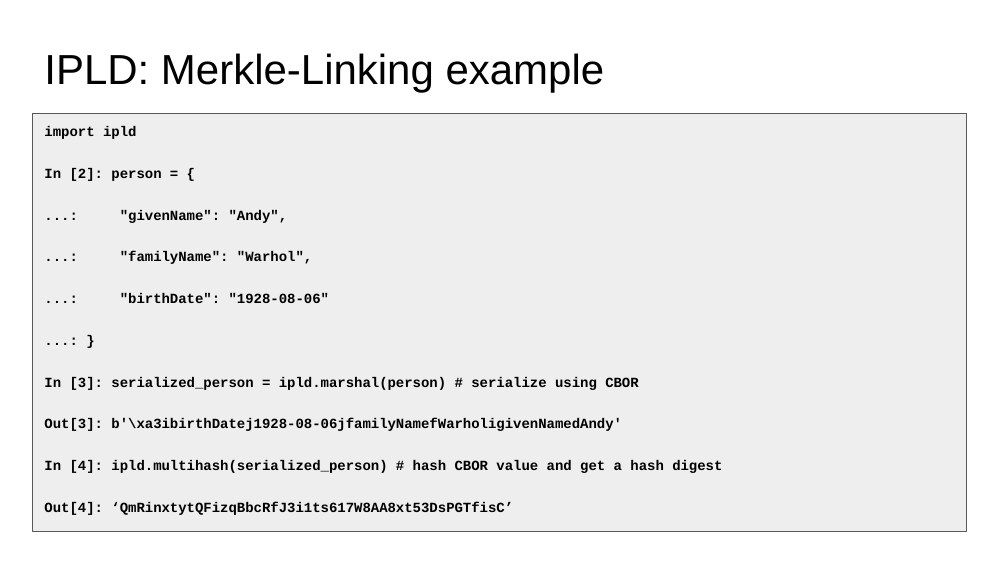
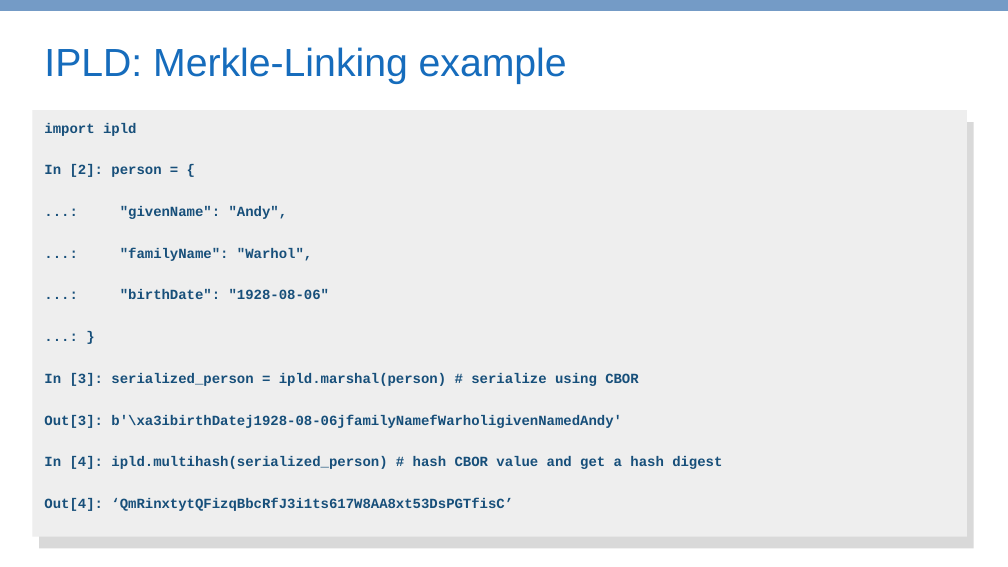
Before and after one commit to COALAIP/specs, a slide deck: slide 8 of presentations/COALA IP - short.pptx. Drawn at 1008x567 pixels with LibreOffice and Linux fonts; fonts in the diff are those of the drawing. Boxes give left, top, right and bottom in pixels: in the first picture for what was removed or moved away, otherwise in the second. Text is boxed around its words. In the diff, an @@ line names an element or a change of style, - is before the commit and + after.

```diff
--- a/presentations/COALA IP - short.pptx
+++ b/presentations/COALA IP - short.pptx
@@ rectangle added at box(0, 0, 1008, 11), fill #749BC6 @@
@@ title "IPLD: Merkle-Linking example" at box(44, 47, 567, 84): size 30 to 28 pt, text colour #000000 to #166CBC @@
@@ rectangle: place and size @@
-rectangle at box(32, 114, 967, 531)
+rectangle at box(32, 110, 967, 536)
@@ rectangle at box(32, 110, 967, 536): outline #595959 0.75 pt to none @@
@@ text "import ipld" at box(44, 123, 722, 511): text colour #000000 to #174F7A @@
@@ rectangle added at box(39, 122, 974, 548), fill #D9D9D9 @@
```
Also in this commit, not shown: 21 other slides changed, 1 other file.
